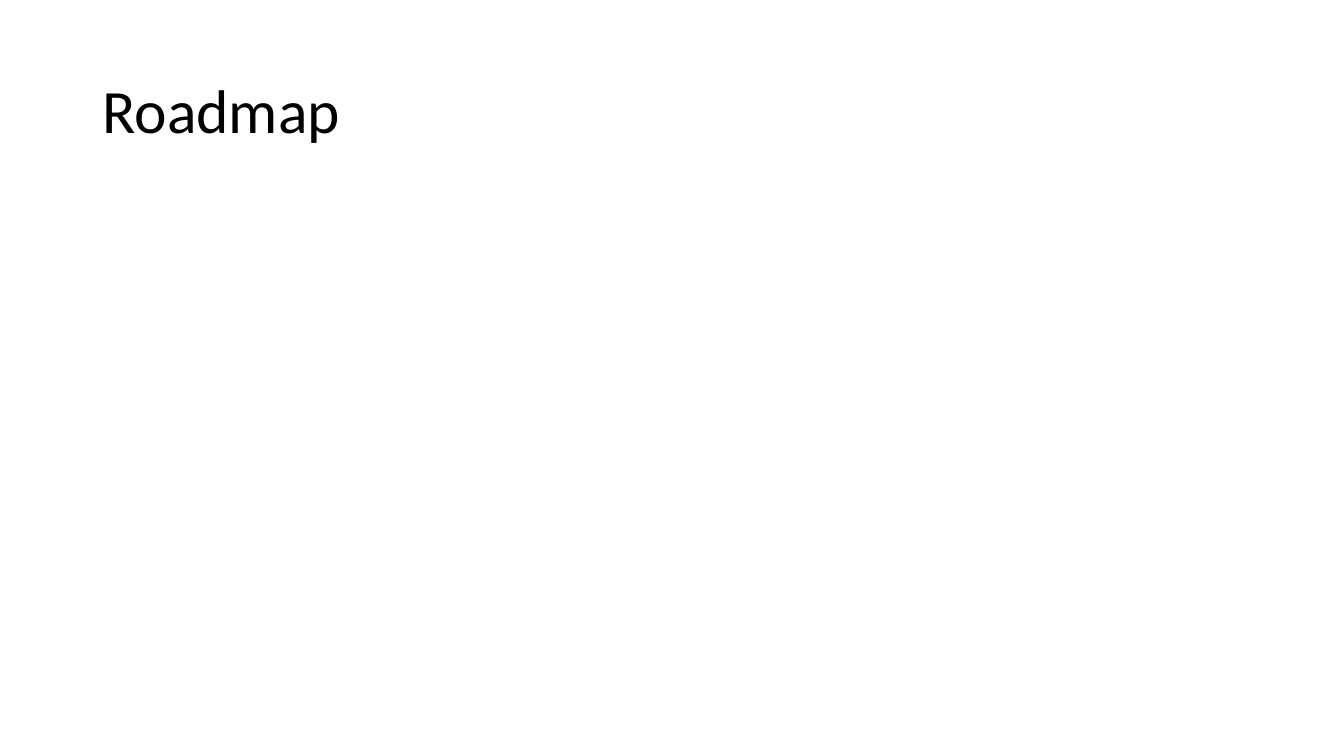
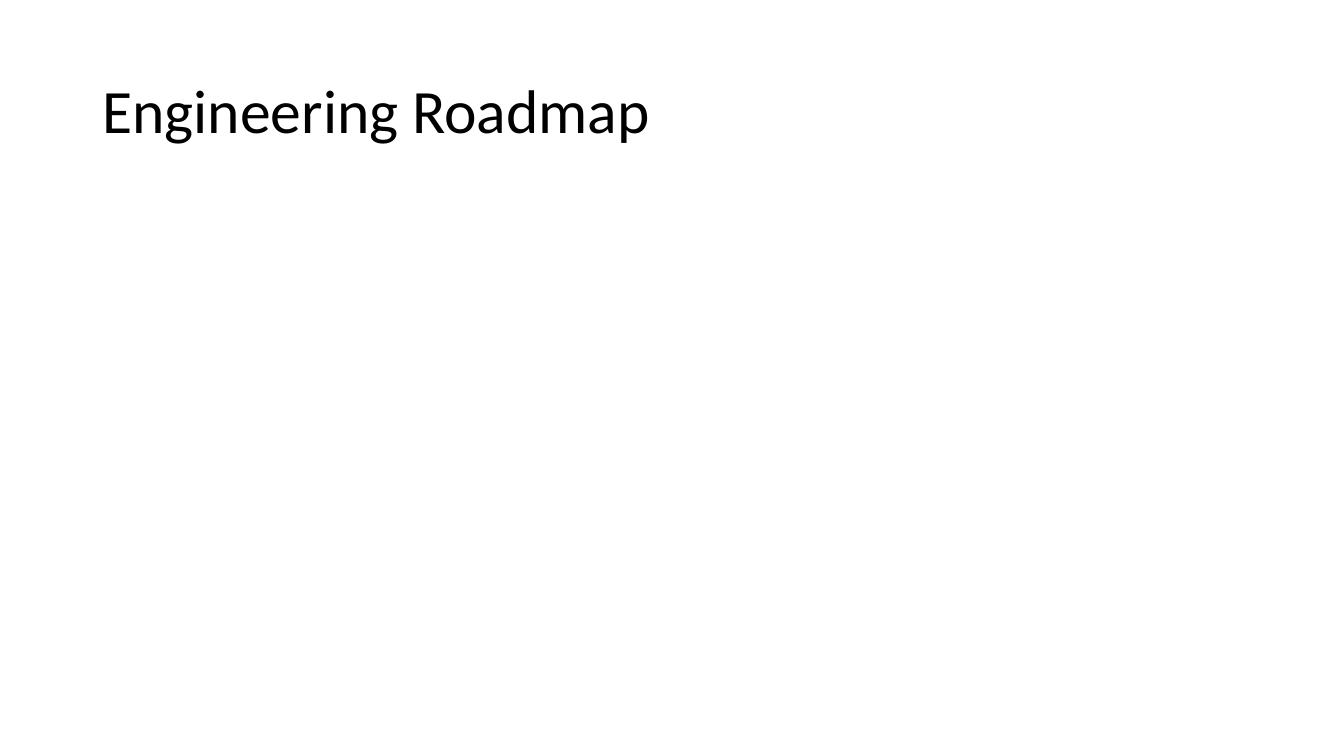
Before and after one commit to afelder09/justnoise, a slide deck: slide 4 of design/Wireframe.pptx. Drawn at 1344x756 pixels with LibreOffice and Linux fonts; fonts in the diff are those of the drawing. Boxes give left, top, right and bottom in pixels: in the first picture for what was removed or moved away, otherwise in the second. Text is boxed around its words. In the diff, an @@ line names an element or a change of style, - is before the commit and + after.

```diff
--- a/design/Wireframe.pptx
+++ b/design/Wireframe.pptx
@@ title at (102, 90, 649, 144): text changed @@
-Roadmap
+Engineering Roadmap
```
Also in this commit, not shown: 3 other slides changed, 1 slide added, 1 slide removed, 7 other files.
